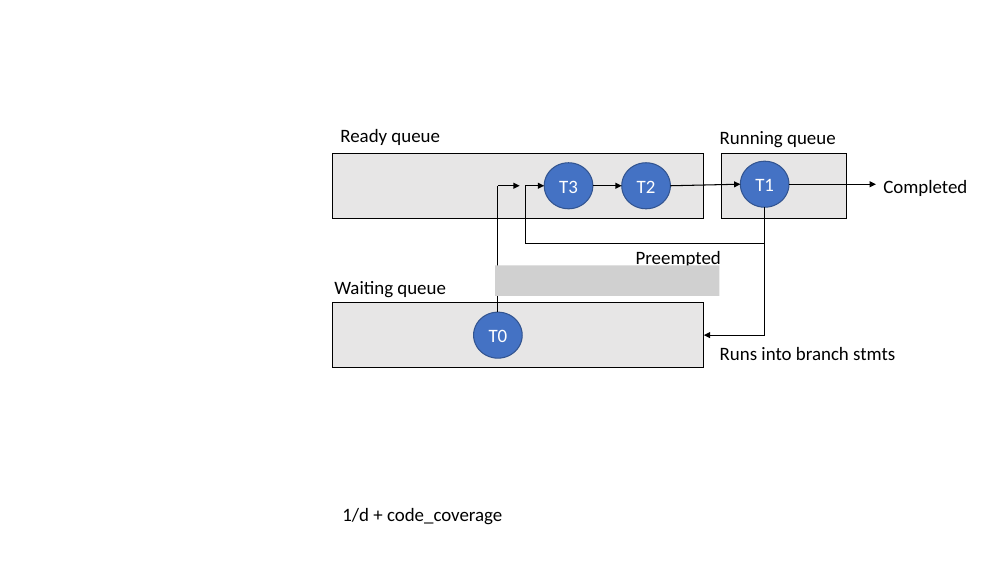
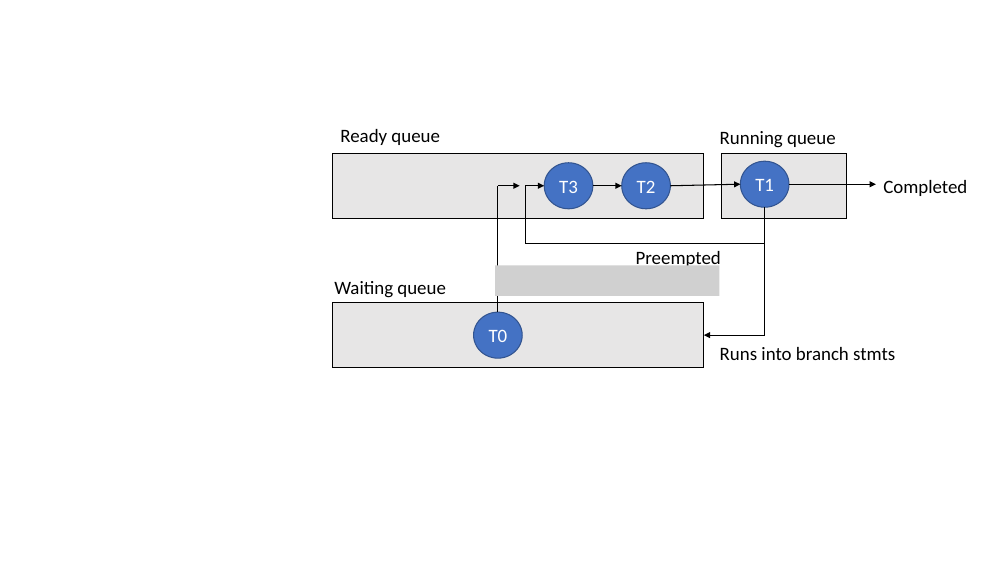
Before and after one commit to Suuuuuzy/run_JSCPG, a slide deck: slide 11 of graphs.pptx. Drawn at 1008x567 pixels with LibreOffice and Linux fonts; fonts in the diff are those of the drawing; grey boxes stand for pictures. Boxes give left, top, right and bottom in pixels: in the first picture for what was removed or moved away, otherwise in the second. Text is boxed around its words. In the diff, an @@ line names an element or a change of style, - is before the commit and + after.

```diff
--- a/graphs.pptx
+++ b/graphs.pptx
@@ text removed at box(342, 508, 502, 525) @@
-1/d + code_coverage
```
Also in this commit, not shown: 9 other slides changed, 3 other files.
